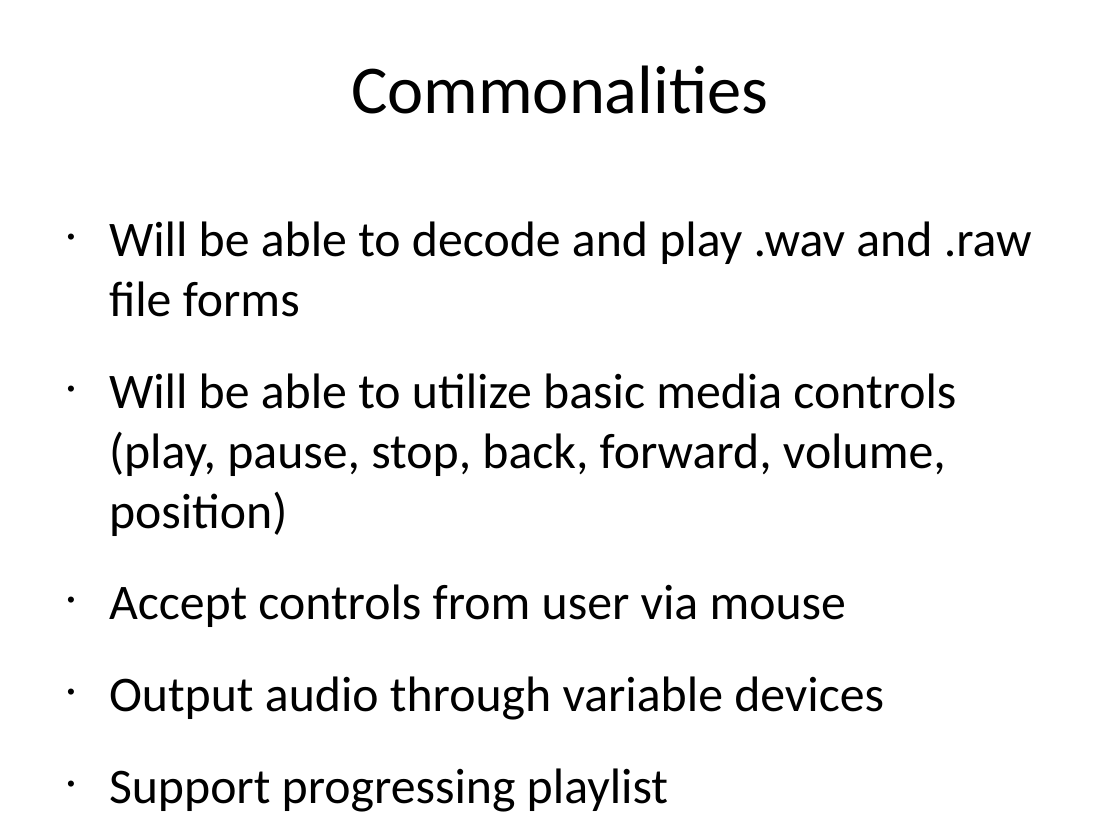
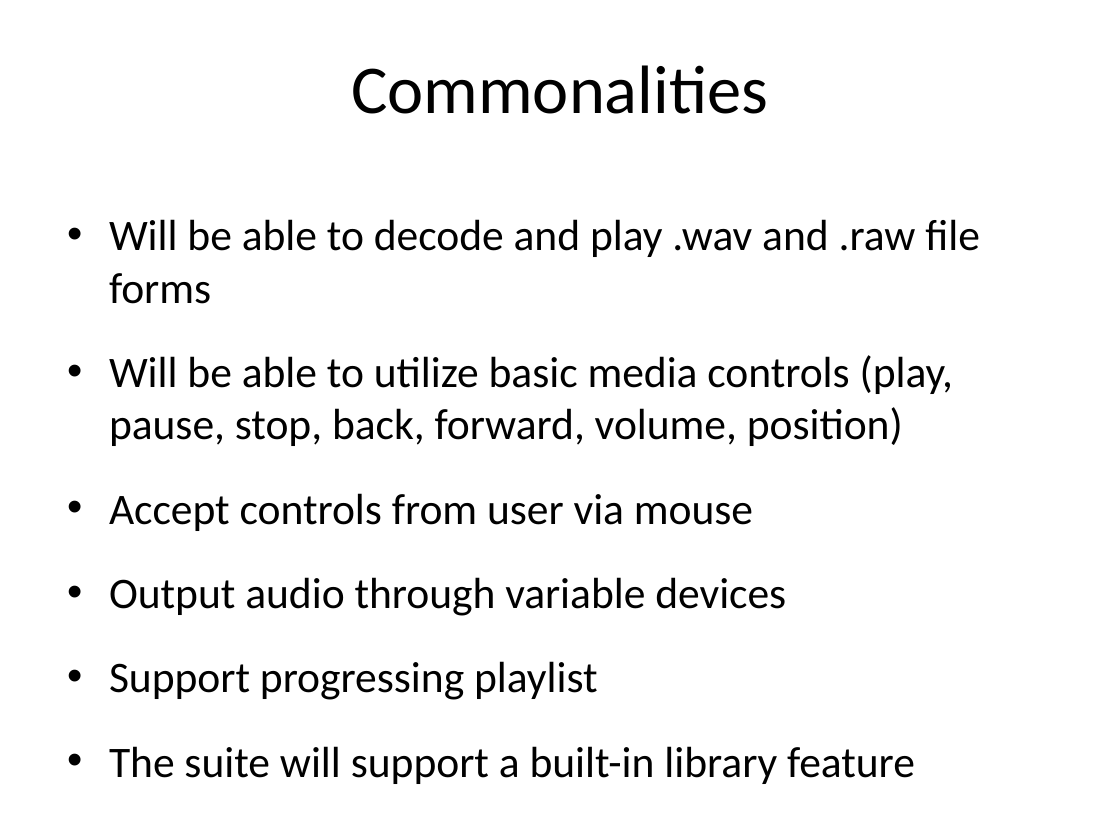
Before and after one commit to codebycliff/fractalblaster, a slide deck: slide 3 of trunk/doc/Mid-Semester Progress.ppt. Drawn at 1120x840 pixels with LibreOffice and Linux fonts; fonts in the diff are those of the drawing. Boxes give left, top, right and bottom in pixels: in the first picture for what was removed or moved away, otherwise in the second. Text is boxed around its words. In the diff, an @@ line names an element or a change of style, - is before the commit and + after.

```diff
--- a/trunk/doc/Mid-Semester Progress.ppt
+++ b/trunk/doc/Mid-Semester Progress.ppt
@@ text "Will be able to decode ..." at [109, 219, 980, 784]: size 32 to 28 pt @@
```
Also in this commit, not shown: 1 other slide changed, 3 slides added, 1 other file.
